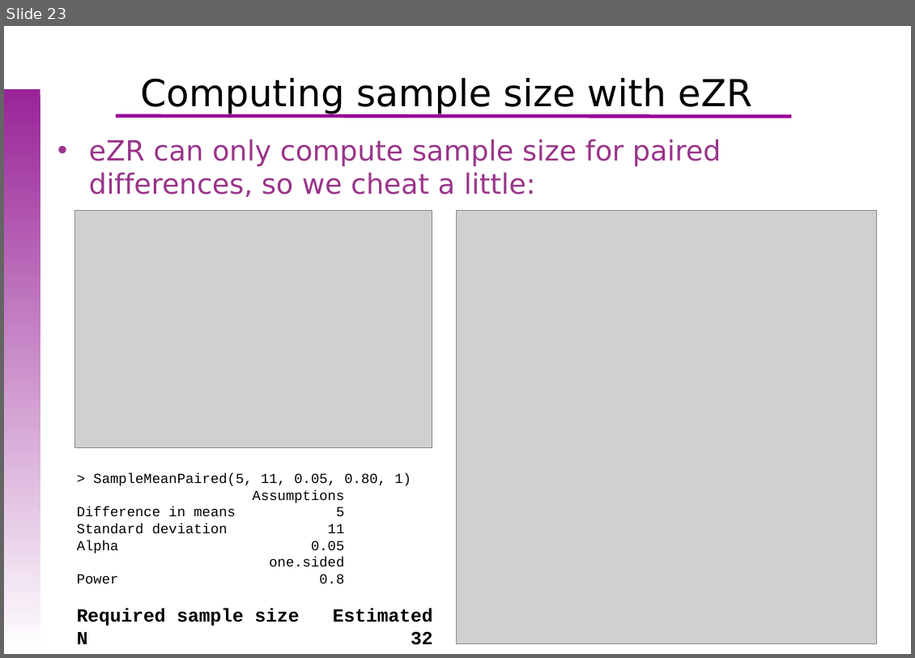
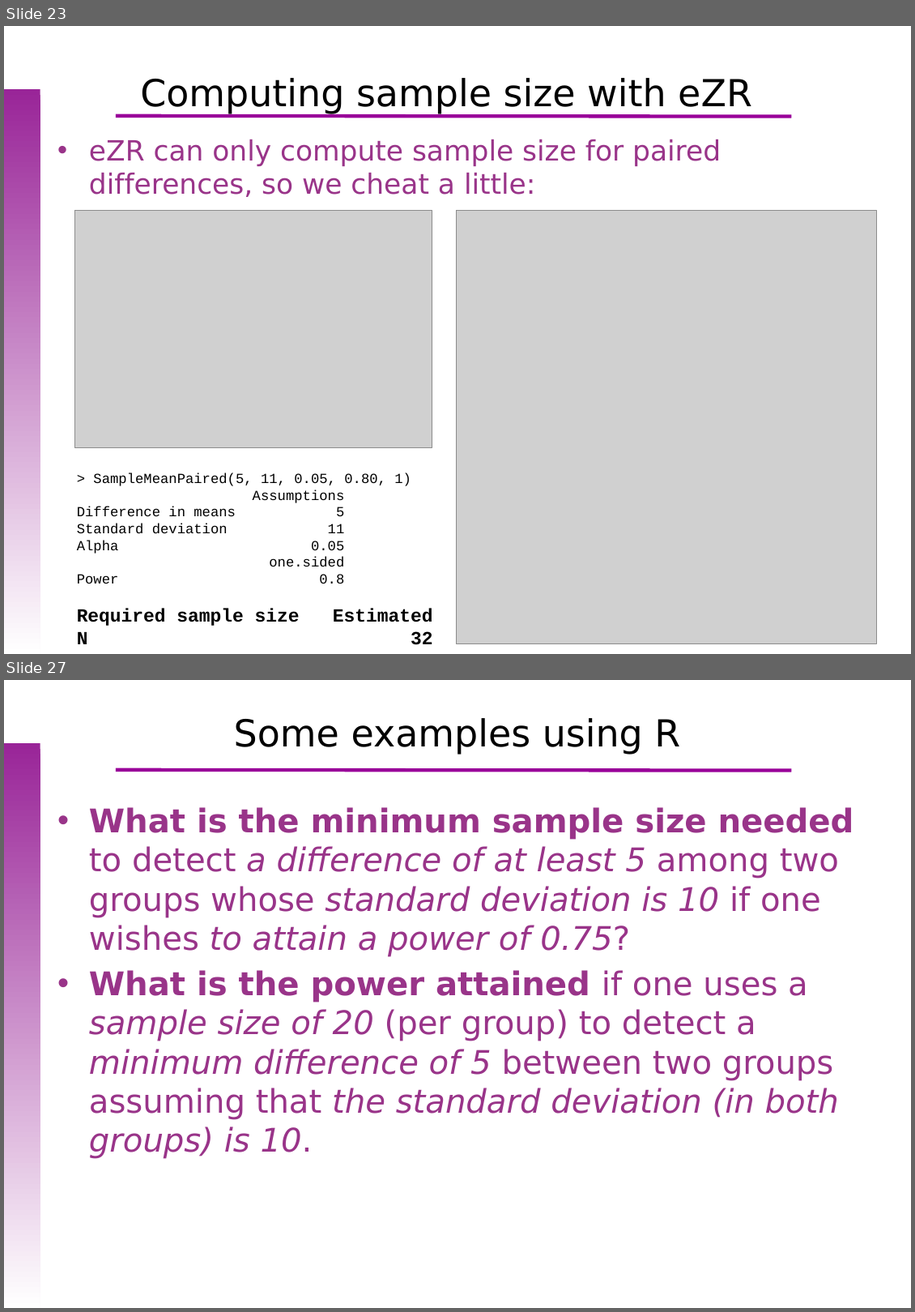
Before and after one commit to uebvhir/Course_Basic_Statistics_2019, a slide deck: Sessio_5/EBB_2018_Session_5_Sample_Size_(1).pptx. Shown one above the other, each under a label of ours: slide 23 before the commit, slides 23 and 27 after it; the slides between them are not shown. The pictures are 915x658 and 915x1312 pixels, drawn with LibreOffice and Linux fonts; fonts in the diff are those of the drawing; grey boxes stand for pictures; background and template pictures are left out. Boxes give left, top, right and bottom in pixels: in the first picture for what was removed or moved away, otherwise in the second. Text is boxed around its words. In the diff, an @@ line names an element or a change of style, - is before the commit and + after.

Commit message:
Sample size presentation complete
Sample size presentation complete

```diff
--- a/Sessio_5/EBB_2018_Session_5_Sample_Size_(1).pptx
+++ b/Sessio_5/EBB_2018_Session_5_Sample_Size_(1).pptx
@@ slide 27 added at (x1=4, y1=680, x2=911, y2=1308), background picture (left out); not listed: 2 template elements that a slide beside it also shows @@
@@ title added at (x1=234, y1=718, x2=680, y2=754), 32 pt, text #000000 @@
+Some examples using R
@@ text added at (x1=89, y1=807, x2=854, y2=1159), 28 pt, text #993489 @@
+• What is the minimum sample size needed to detect a difference of at least 5 among two groups whose standard deviation is 10 if one wishes to attain a power of 0.75?
+• What is the power attained if one uses a sample size of 20 (per group) to detect a minimum difference of 5 between two groups assuming that the standard deviation (in both groups) is 10.
```
Also in this commit, not shown: 1 slide changed, 5 other slides added, 1 other file.
